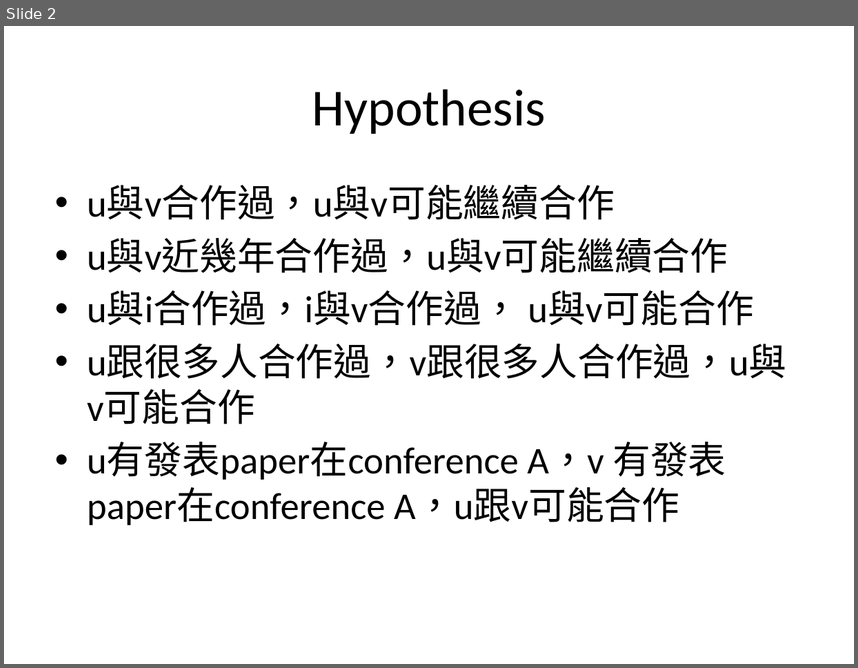
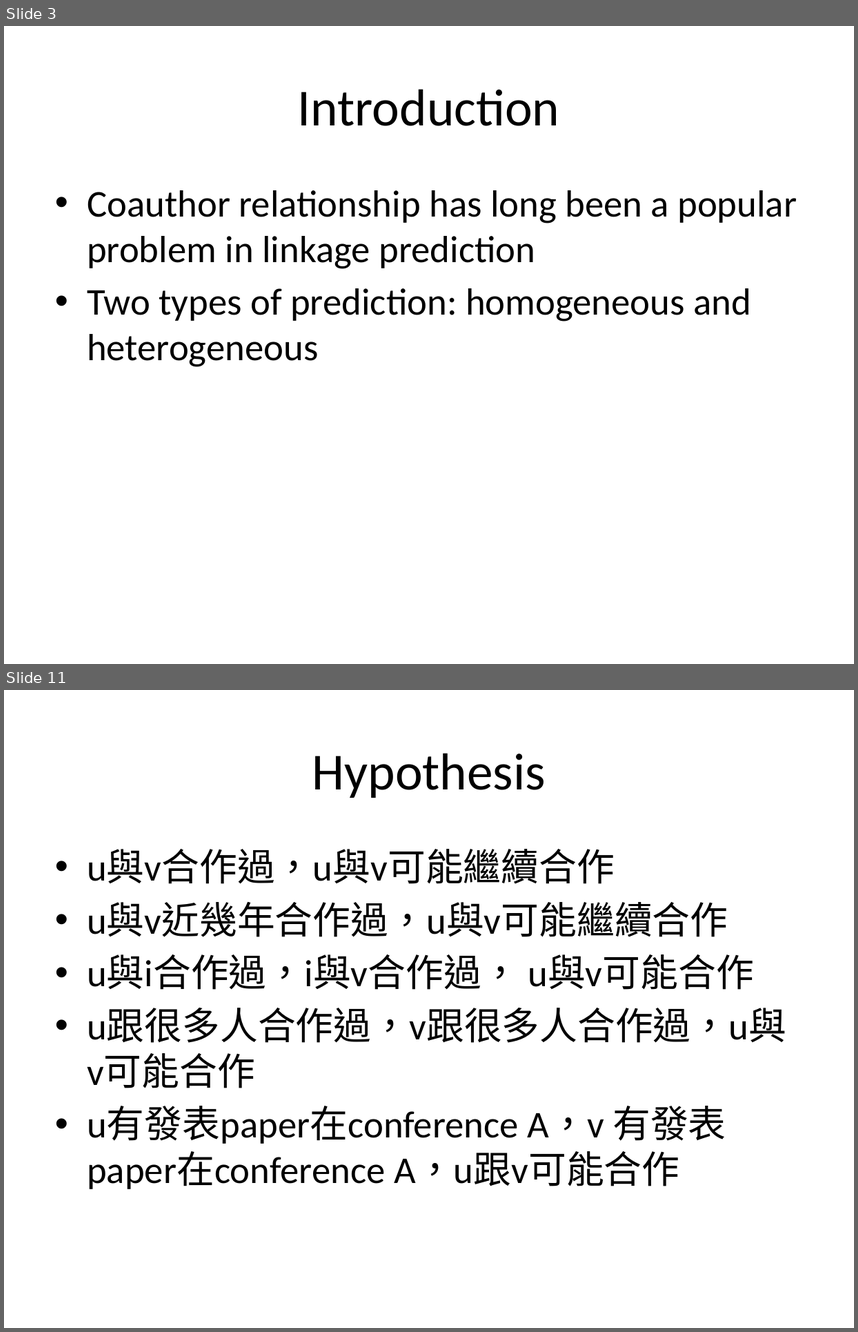
Before and after one commit to yftung7/2014_DM_Project, a slide deck: Project/Readme_v2.pptx. Shown one above the other, each under a label of ours: slide 2 before the commit, slides 3 and 11 after it; the slides between them are not shown. The pictures are 858x668 and 858x1332 pixels, drawn with LibreOffice and Linux fonts; fonts in the diff are those of the drawing. Boxes give left, top, right and bottom in pixels: in the first picture for what was removed or moved away, otherwise in the second. Text is boxed around its words. In the diff, an @@ line names an element or a change of style, - is before the commit and + after.

```diff
--- a/Project/Readme_v2.pptx
+++ b/Project/Readme_v2.pptx
@@ slide 3 added at (4,26,854,664), background #FFFFFF @@
@@ title added at (298,89,560,126), 44 pt, text #000000 @@
+Introduction
@@ text added at (87,190,797,367), 32 pt, text #000000 @@
+• Coauthor relationship has long been a popular problem in linkage prediction
+• Two types of prediction: homogeneous and heterogeneous
@@ what was slide 2 is now slide 11 @@
```
Also in this commit, not shown: 9 other slides added, 1 slide removed.
